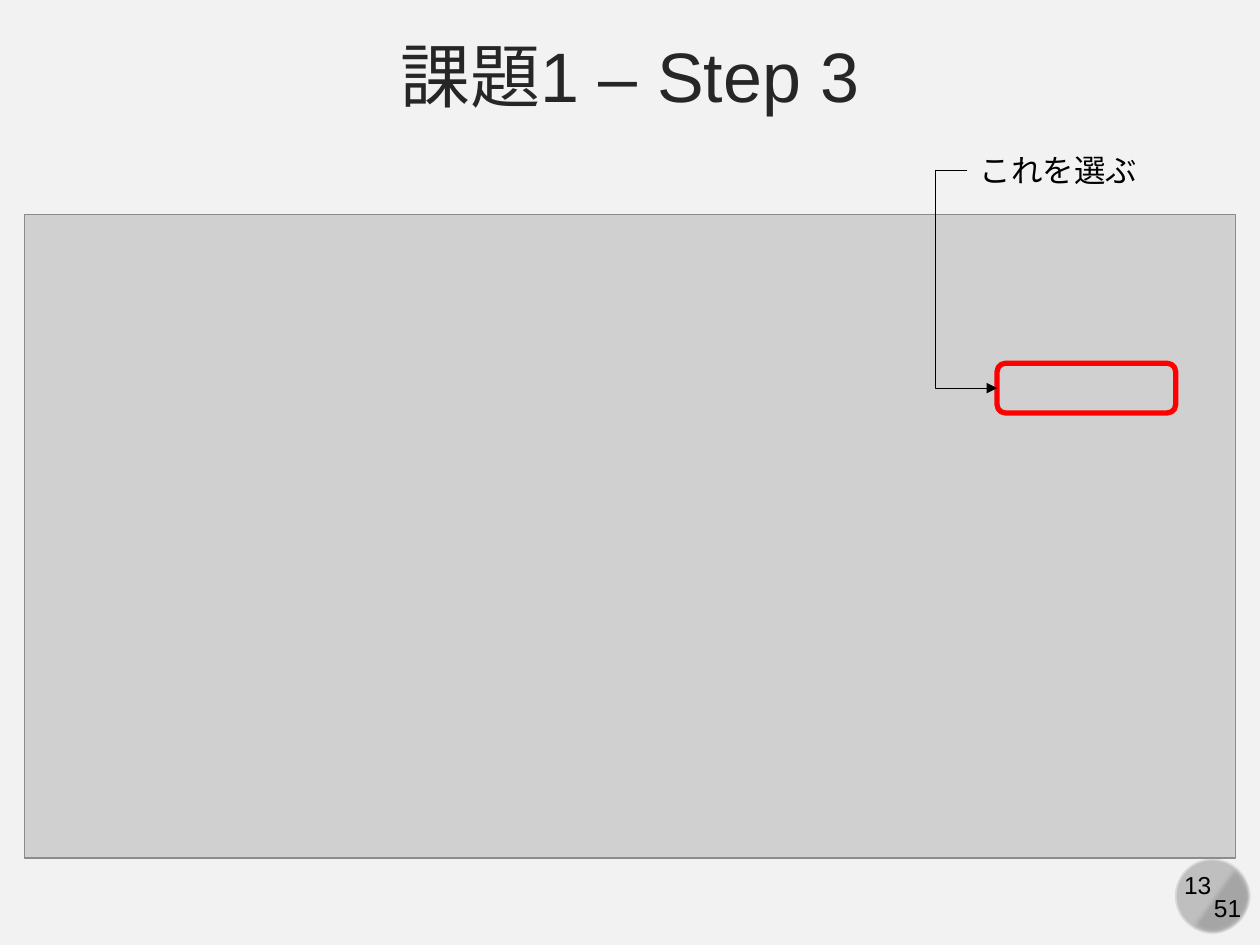
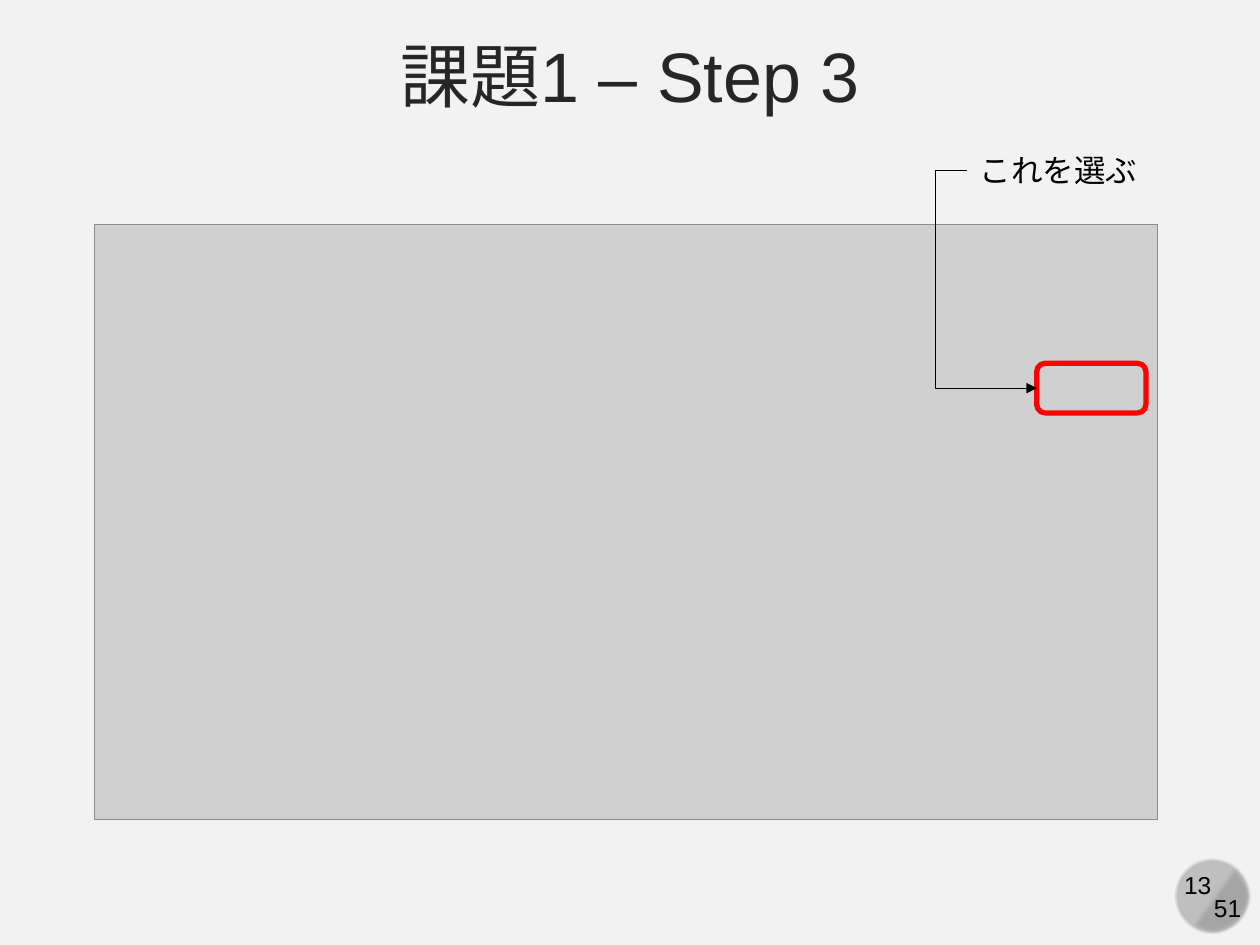
Before and after one commit to kaityo256/github, a slide deck: slide 13 of practice_github_basic/fig/slide.pptx. Drawn at 1260x945 pixels with LibreOffice and Linux fonts; fonts in the diff are those of the drawing; grey boxes stand for pictures. Boxes give left, top, right and bottom in pixels: in the first picture for what was removed or moved away, otherwise in the second. Text is boxed around its words. In the diff, an @@ line names an element or a change of style, - is before the commit and + after.

```diff
--- a/practice_github_basic/fig/slide.pptx
+++ b/practice_github_basic/fig/slide.pptx
@@ elbow arrow moved from (968, 170) - (997, 388) to (968, 170) - (1037, 388) @@
@@ picture: place and size @@
-picture at [25, 214, 1236, 858]
+picture at [94, 224, 1158, 819]
@@ rounded rectangle: place and size @@
-rounded rectangle at [997, 363, 1176, 412]
+rounded rectangle at [1037, 363, 1147, 412]
```
Also in this commit, not shown: 10 other slides changed, 4 slides added, 2 slides removed, 1 other file.
